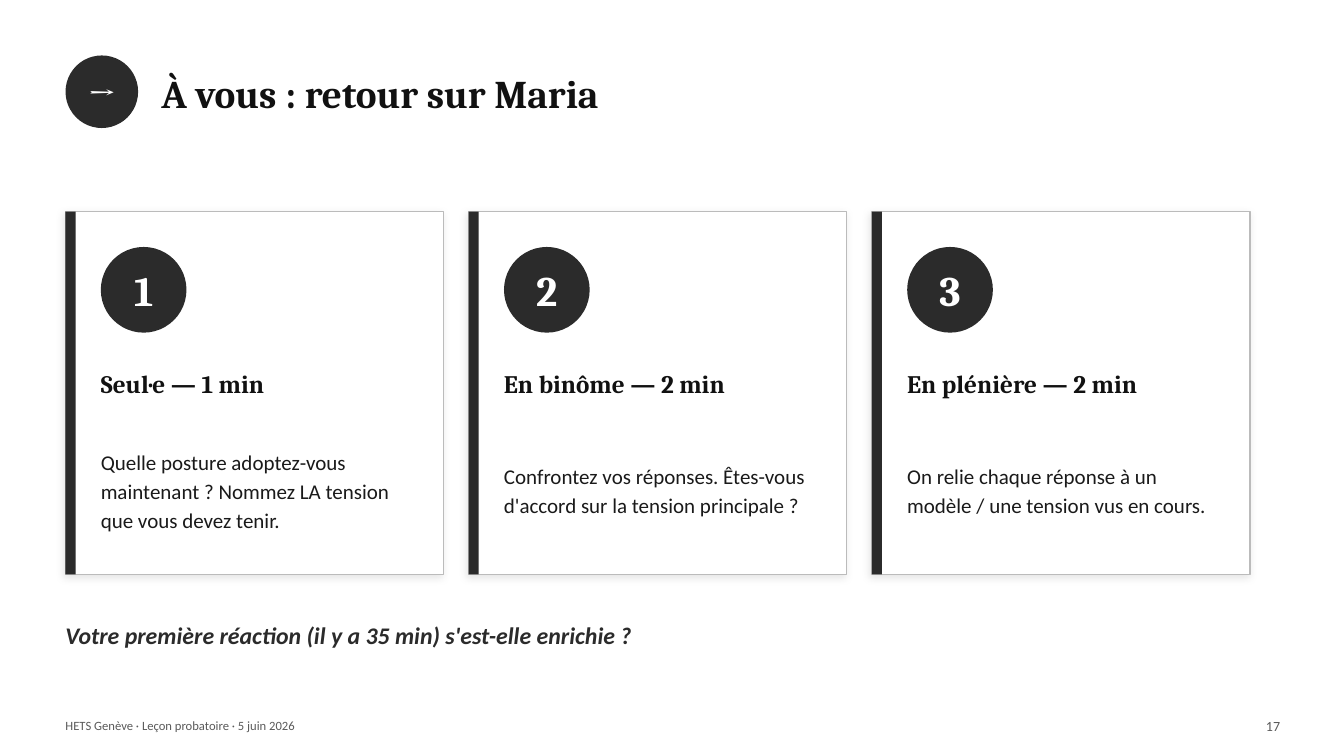
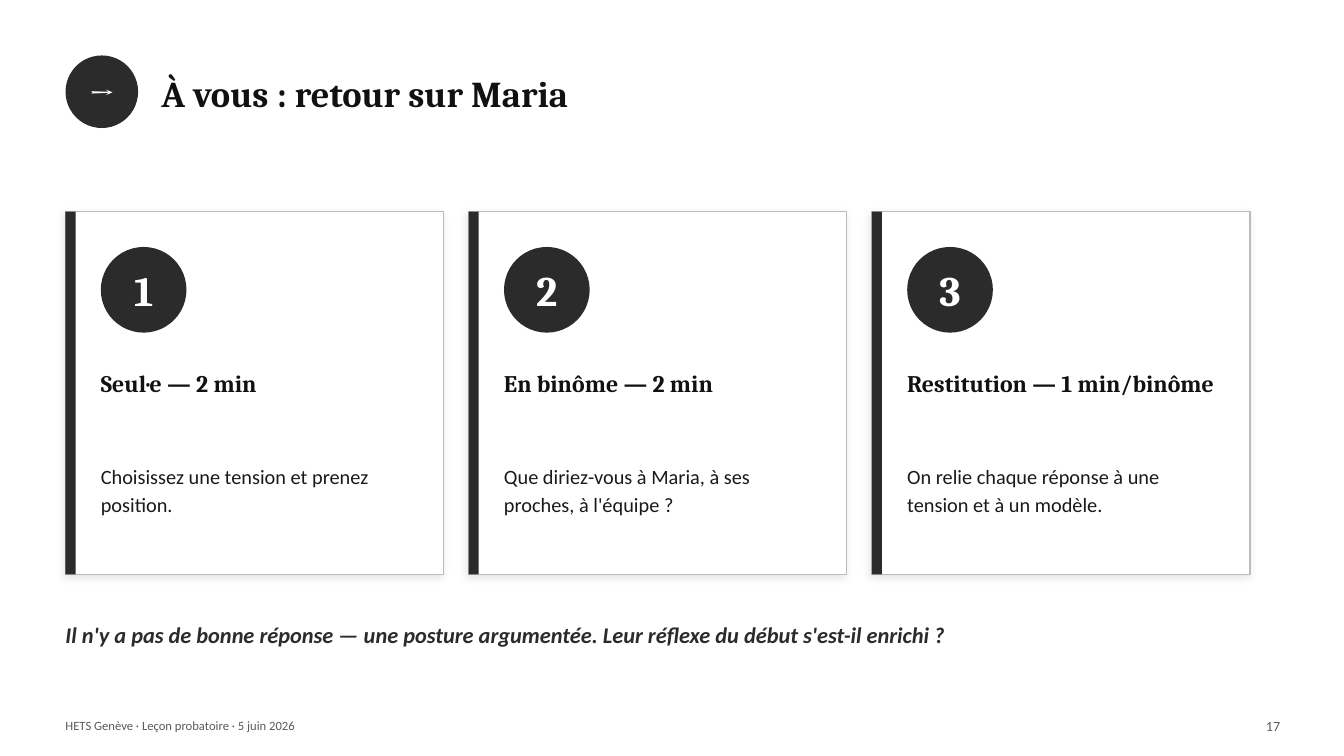
Before and after one commit to pierrebrasseur/cours-handicap-ts, a slide deck: slide 21 of docs/pdfs/Brasseur_lecon_5juin.pptx. Drawn at 1344x756 pixels with LibreOffice and Linux fonts; fonts in the diff are those of the drawing. Boxes give left, top, right and bottom in pixels: in the first picture for what was removed or moved away, otherwise in the second. Text is boxed around its words. In the diff, an @@ line names an element or a change of style, - is before the commit and + after.

```diff
--- a/docs/pdfs/Brasseur_lecon_5juin.pptx
+++ b/docs/pdfs/Brasseur_lecon_5juin.pptx
@@ text "À vous : retour sur ..." at (161, 74, 568, 108): size 28 to 26 pt @@
@@ text "En binôme — 2 min" at (504, 375, 713, 392): size 18 to 17 pt @@
@@ text at (101, 375, 257, 392): text changed; size 18 to 17 pt @@
-Seul·e — 1 min
+Seul·e — 2 min
@@ text at (907, 375, 1214, 395): text changed; size 18 to 17 pt @@
-En plénière — 2 min
+Restitution — 1 min/binôme
@@ text at (101, 470, 368, 516): text changed; size 15 to 14.5 pt @@
-Quelle posture adoptez-vous maintenant ? Nommez LA tension que vous devez tenir.
+Choisissez une tension et prenez position.
@@ text at (504, 470, 750, 516): text changed; size 15 to 14.5 pt @@
-Confrontez vos réponses. Êtes-vous d'accord sur la tension principale ?
+Que diriez-vous à Maria, à ses proches, à l'équipe ?
@@ text at (907, 470, 1159, 512): text changed; size 15 to 14.5 pt @@
-On relie chaque réponse à un modèle / une tension vus en cours.
+On relie chaque réponse à une tension et à un modèle.
@@ text at (65, 627, 930, 647): text changed; size 17 to 16 pt @@
-Votre première réaction (il y a 35 min) s'est-elle enrichie ?
+Il n'y a pas de bonne réponse — une posture argumentée. Leur réflexe du début s'est-il enrichi ?
```
Also in this commit, not shown: 11 other slides changed, 11 slides added, 11 slides removed.
